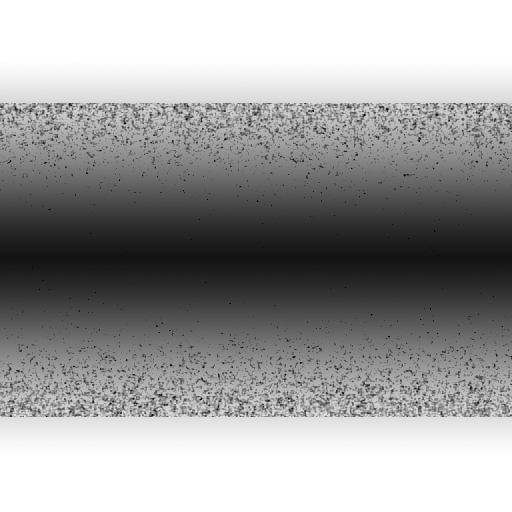
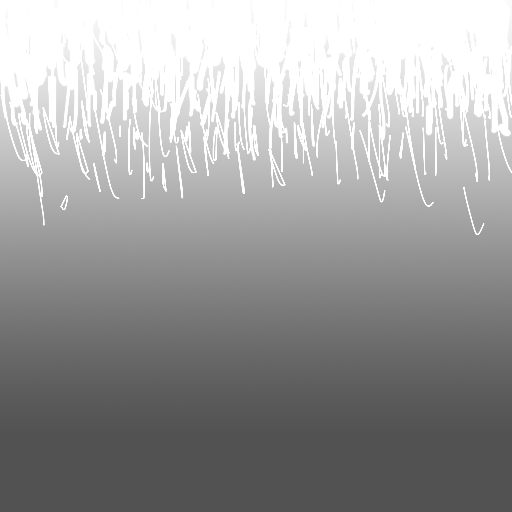
Layered file, before and after one edit (512x512). Changes by layer:
renamed "Layer 1" to "Layer 3", blend darken → addition, painted on it over left=0, top=0, right=512, bottom=512
painted on "Background" over left=0, top=0, right=512, bottom=512
